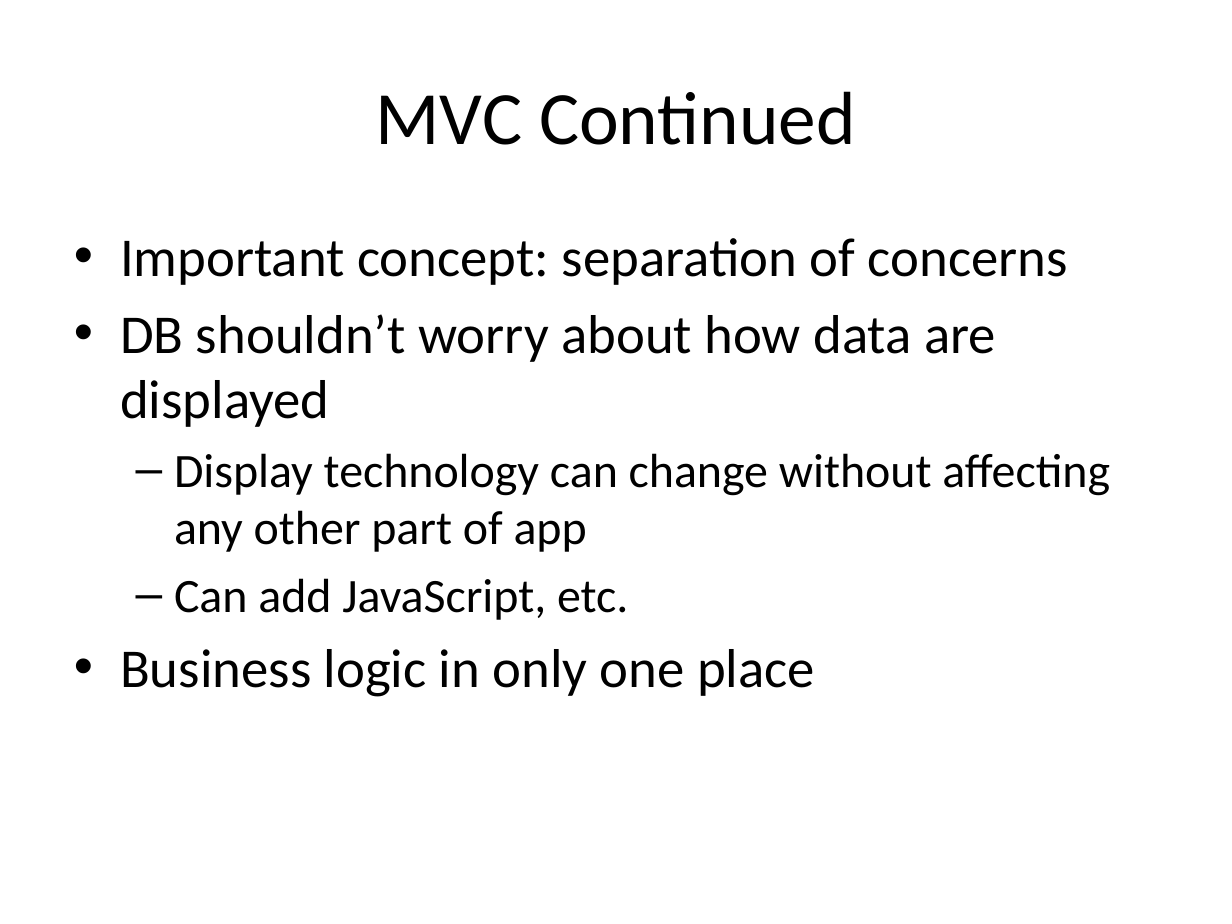
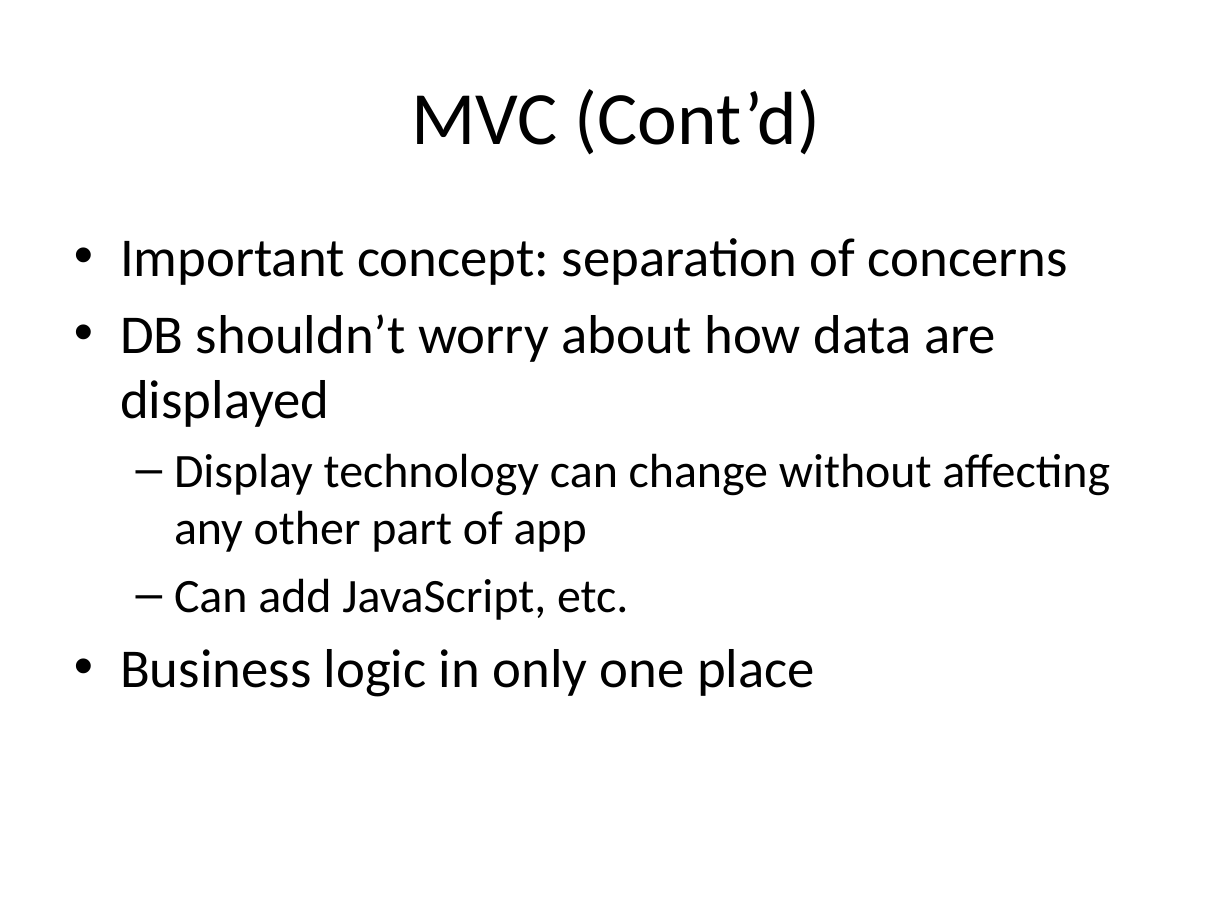
Before and after one commit to ivogeorg/cs1030, a slide deck: slide 19 of slides-steve/RoR.pptx (slide 18 before the commit). Drawn at 1232x924 pixels with LibreOffice and Linux fonts; fonts in the diff are those of the drawing; background and template pictures are left out. Boxes give left, top, right and bottom in pixels: in the first picture for what was removed or moved away, otherwise in the second. Text is boxed around its words. In the diff, an @@ line names an element or a change of style, - is before the commit and + after.

```diff
--- a/slides-steve/RoR.pptx
+++ b/slides-steve/RoR.pptx
@@ title at [411, 89, 820, 155]: text changed @@
-MVC Continued
+MVC (Cont’d)
```
Also in this commit, not shown: 4 other slides changed, 1 slide added, 2 other files.
